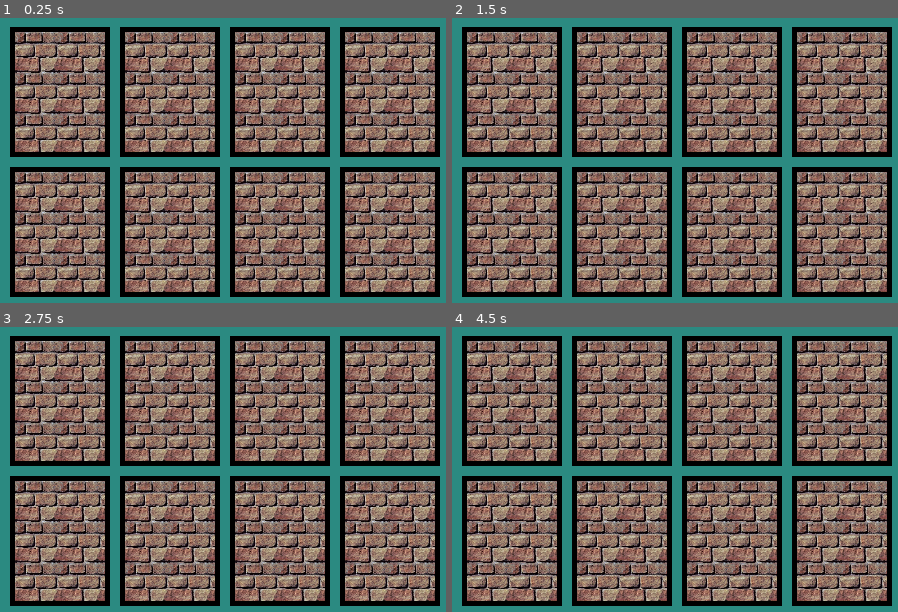
Above: before the commit, frames 1-4 (two rows, left to right).
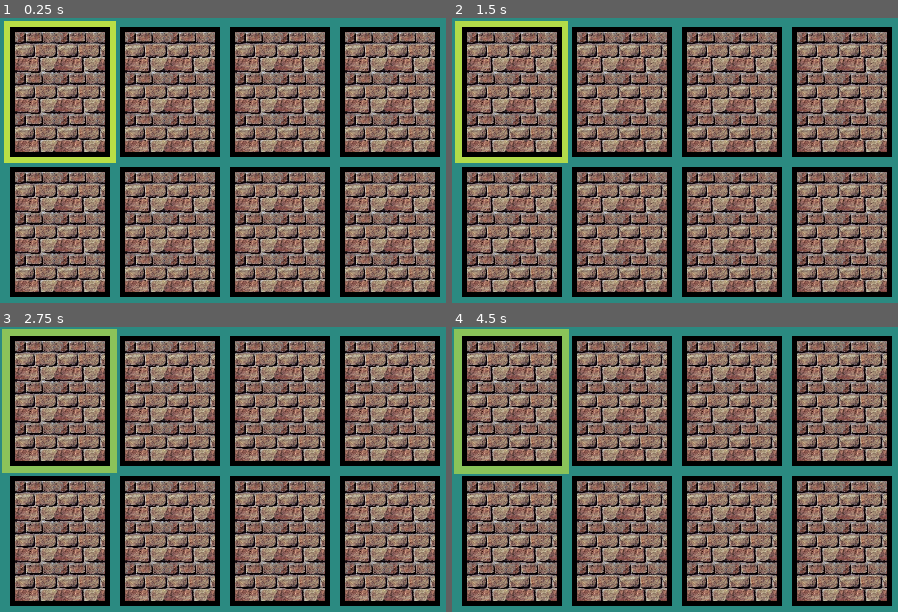
Above: after the commit, the same moments.

Repository: KapFlagon/Memory-Fun
Game: Godot game, scene res://src/screens/TestGameScreen.tscn
Same seed, same stepped clock (60 frames per second), same inputs: the game is played once before the commit and once after it.
Inputs (mouse positions are in pixels of both pictures, inside the frame that each line leads up to):
- Up to frame 1 (0.25 s): no input
- Up to frame 2 (1.5 s): move the mouse to (outside the picture) at 0.52 s; click (outside the picture) at 0.67 s; tap Enter at 1.25 s; move the mouse to (692, 283) at 1.27 s; click (692, 283) at 1.42 s
- Up to frame 3 (2.75 s): move the mouse to (outside the picture) at 2.02 s; click (outside the picture) at 2.17 s
- Up to frame 4 (4.5 s): tap Space at 2.75 s; move the mouse to (outside the picture) at 2.77 s; click (outside the picture) at 2.92 s; move the mouse to (outside the picture) at 3.52 s; click (outside the picture) at 3.67 s; move the mouse to (612, 495) at 4.27 s; click (612, 495) at 4.42 s

The runs differ from the first frame. In frame 1, 2.3% of the frame differs, in the area x 0-27%, y 1-51%; in frame 2, 2.4%; in frame 3, 2.8%; in frame 4, 2.9%, in the area x 0-27%, y 0-52%.

Commit message:
Created a selection icon that has animated pulses.

Diff:
--- a/src/entities/game_objects/GridManager.gd
+++ b/src/entities/game_objects/GridManager.gd
@@ -17,13 +17,14 @@
 var card_grid = []
 var CardPreLoad = preload("res://src/entities/game_objects/Card.tscn")
 var random = RandomNumberGenerator.new()
-var selector_position := Vector2(0, 0)
+var current_selector_position := Vector2(0, 0)
 
 
 # Called when the node enters the scene tree for the first time.
 func _ready() -> void:
 	card_grid = create_2D_array()
 	populate_grid()
+	prepare_selector()
 	#print(card_grid)
 	#print("post shuffle")
 	#print_2D_array()
@@ -31,6 +32,7 @@
 
 # Called every frame. 'delta' is the elapsed time since the previous frame.
 func _process(delta: float) -> void:
+	# Check for directional input, move the selector icon
 	pass
 
 
@@ -91,7 +93,17 @@
 		colour_match = true
 	if shape_match and colour_match:
 		full_match = true
+		card_grid[card_a_grid_location.x][card_a_grid_location.y].set_current_state(e_states.MATCHED)
+		card_grid[card_b_grid_location.x][card_b_grid_location.y].set_current_state(e_states.MATCHED)
 	return full_match
+
+
+func valid_selection(selected_card_grid_location: Vector2):
+	var valid_selection = false
+	var selected_card_state = card_grid[selected_card_grid_location.x][selected_card_grid_location.y].get_current_state()
+	if selected_card_state == e_states.FACE_DOWN or selected_card_state == e_states.FACE_UP:
+		valid_selection = true
+	return valid_selection
 
 
 func create_2D_array():
@@ -126,3 +138,14 @@
 
 	#return shuffled_2D_array
 	pass
+
+
+func prepare_selector() -> void:
+	current_selector_position = Vector2(0, 0)
+	set_selector_position(current_selector_position)
+
+func set_selector_position(new_grid_pos: Vector2) -> void:
+	var temp_new_pixels = grid_to_pixel(new_grid_pos.x, new_grid_pos.y)
+	temp_new_pixels.x = temp_new_pixels.x - 5
+	temp_new_pixels.y = temp_new_pixels.y - 5
+	get_node("SelectionIcon").position = temp_new_pixels
--- a/src/entities/game_objects/GridManager.tscn
+++ b/src/entities/game_objects/GridManager.tscn
@@ -1,16 +1,9 @@
-[gd_scene load_steps=2 format=2]
+[gd_scene load_steps=3 format=2]
 
 [ext_resource path="res://src/entities/game_objects/GridManager.gd" type="Script" id=1]
+[ext_resource path="res://src/entities/game_objects/SelectionIcon.tscn" type="PackedScene" id=2]
 
 [node name="GridManager" type="Node2D"]
 script = ExtResource( 1 )
 
-[node name="SelectionIcon" type="ColorRect" parent="."]
-visible = false
-margin_right = 220.0
-margin_bottom = 280.0
-rect_scale = Vector2( 0.5, 0.5 )
-color = Color( 0.698039, 0.403922, 0.403922, 1 )
-__meta__ = {
-"_edit_use_anchors_": false
-}
+[node name="SelectionIcon" parent="." instance=ExtResource( 2 )]
--- /dev/null
+++ b/src/entities/game_objects/SelectionIcon.gd
@@ -0,0 +1,24 @@
+extends Node2D
+
+var origin_x: int setget set_origin_x, get_origin_x
+var origin_y: int setget set_origin_y, get_origin_y
+
+func set_origin_x(new_origin_x) -> void:
+	origin_x = new_origin_x
+
+
+func get_origin_x():
+	return origin_x
+
+
+func set_origin_y(new_origin_y) -> void:
+	origin_y = new_origin_y
+
+
+func get_origin_y():
+	return origin_y
+
+
+func set_selector_pos(new_pos: Vector2) -> void:
+	set_origin_x(new_pos.x)
+	set_origin_y(new_pos.y)
--- /dev/null
+++ b/src/entities/game_objects/SelectionIcon.tscn
@@ -0,0 +1,62 @@
+[gd_scene load_steps=3 format=2]
+
+[ext_resource path="res://src/entities/game_objects/SelectionIcon.gd" type="Script" id=1]
+
+[sub_resource type="Animation" id=1]
+resource_name = "SelectorPulse"
+length = 1.8
+loop = true
+tracks/0/type = "value"
+tracks/0/path = NodePath("ColorRect:color")
+tracks/0/interp = 1
+tracks/0/loop_wrap = true
+tracks/0/imported = false
+tracks/0/enabled = true
+tracks/0/keys = {
+"times": PoolRealArray( 0, 0.9, 1.8 ),
+"transitions": PoolRealArray( 0.5, 2, 0.5 ),
+"update": 0,
+"values": [ Color( 0.898039, 0.976471, 0.203922, 1 ), Color( 0.898039, 0.976471, 0.203922, 0.513726 ), Color( 0.898039, 0.976471, 0.203922, 1 ) ]
+}
+tracks/1/type = "value"
+tracks/1/path = NodePath("ColorRect:rect_size")
+tracks/1/interp = 1
+tracks/1/loop_wrap = true
+tracks/1/imported = false
+tracks/1/enabled = true
+tracks/1/keys = {
+"times": PoolRealArray( 0, 0.9, 1.8 ),
+"transitions": PoolRealArray( 0.5, 2, 0.5 ),
+"update": 0,
+"values": [ Vector2( 220, 280 ), Vector2( 230, 290 ), Vector2( 220, 280 ) ]
+}
+tracks/2/type = "value"
+tracks/2/path = NodePath("ColorRect:rect_position")
+tracks/2/interp = 1
+tracks/2/loop_wrap = true
+tracks/2/imported = false
+tracks/2/enabled = true
+tracks/2/keys = {
+"times": PoolRealArray( 0, 0.9, 1.8 ),
+"transitions": PoolRealArray( 0.5, 2, 0.5 ),
+"update": 0,
+"values": [ Vector2( 0, 0 ), Vector2( -5, -5 ), Vector2( 0, 0 ) ]
+}
+
+[node name="SelectionIcon" type="Node2D"]
+scale = Vector2( 0.5, 0.5 )
+script = ExtResource( 1 )
+
+[node name="ColorRect" type="ColorRect" parent="."]
+margin_left = -4.56639
+margin_top = -4.56639
+margin_right = 224.566
+margin_bottom = 284.566
+color = Color( 0.898039, 0.976471, 0.203922, 0.555896 )
+__meta__ = {
+"_edit_use_anchors_": false
+}
+
+[node name="AnimationPlayer" type="AnimationPlayer" parent="."]
+autoplay = "SelectorPulse"
+anims/SelectorPulse = SubResource( 1 )
Not shown, changed: ToDo
